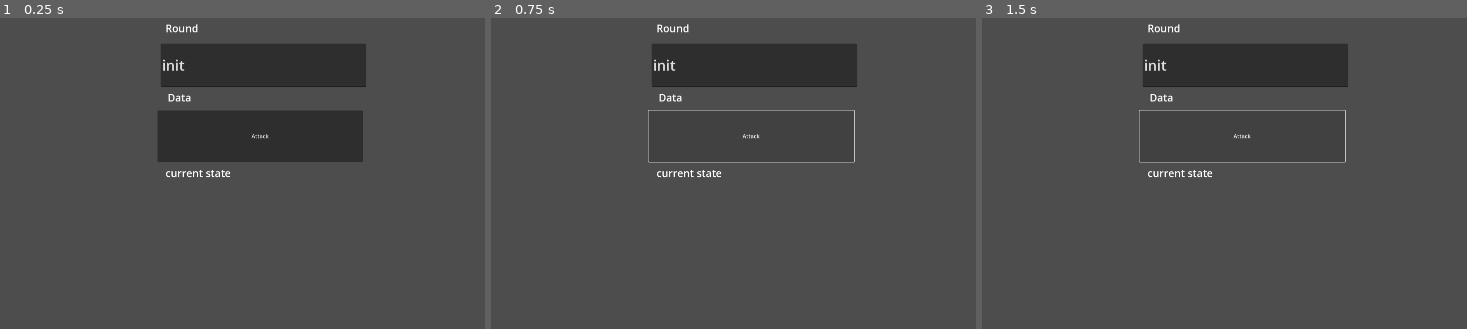
Above: before the commit, frames 1-3 (left to right).
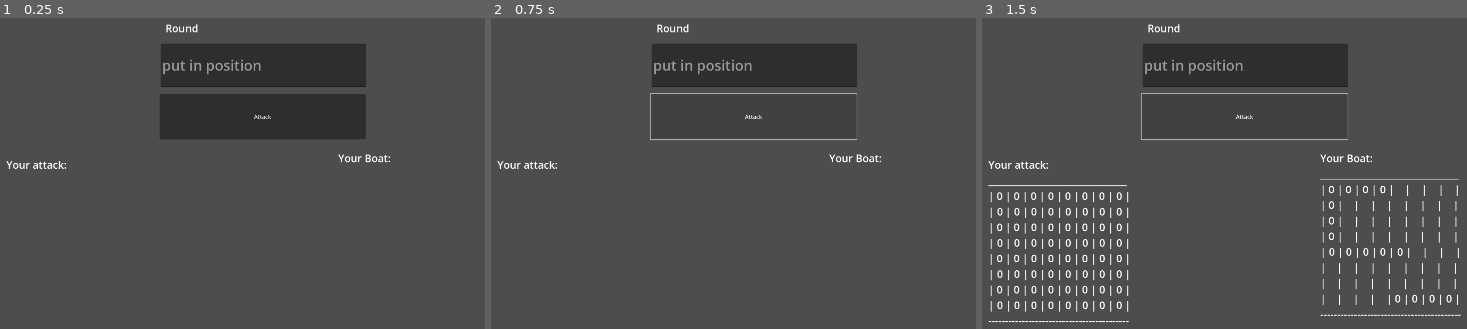
Above: after the commit, the same moments.

Repository: Qwenty228/netcentric
Game: Godot game, scene res://Socket/clientprototype.tscn
Same seed, same stepped clock (60 frames per second), same inputs: the game is played once before the commit and once after it. This scene is started directly instead of the project's main scene.
Inputs:
- Up to frame 1 (0.25 s): no input
- Up to frame 2 (0.75 s): click "Attack" at 0.5 s
- Up to frame 3 (1.5 s): click "Attack" at 1.25 s

The runs differ from the first frame. In frame 1, 6.0% of the frame differs, in the area x 1-81%, y 13-52%; in frame 2, 1.5%; in frame 3, 4.9%.

Commit message:
client prototype playable

Diff:
--- a/Socket/clientprototype.gd
+++ b/Socket/clientprototype.gd
@@ -1,17 +1,27 @@
 extends Node
 
+var turn
+var client_name = "Shiori Novella"
+var boat = ["0","1","2","3","8","16","24","32","33","34","35","36","63","62","61","60"]
 
 func _ready():
 	Network.update_game.connect(update_game_info)
 	Network.game_start.connect(start)
+	Network.process_attack.connect(show_state)
+
+	# assume player set boat at lightspeed: 1 seconds
+	await get_tree().create_timer(1).timeout
+	# player set boats
+	Network.send({"header": "init", "body": boat, "client": client_name})
+	print_ships(boat, [])
+	print_my_attack([])
 
 func start():
 	print("start")
-	await get_tree().create_timer(2).timeout
+	await get_tree().create_timer(1).timeout
 	print("process finished")
 
 	Network.send({"header": "game", "body": "round"})
-
 
 func update_game_info(client_id, game_round):
 	#print("round: ", game_round)
@@ -19,10 +29,62 @@
 	if (client_id == "A" and game_round % 2 == 1) or (client_id == "B" and game_round % 2 == 0):
 		$Label.text += "my turn"
 		$Button.disabled = false
+		turn = 1
 	else:
 		$Label.text += "waiting for opponent"
 		$Button.disabled = true
+		turn = 0
 
+func print_ships(ships: Array, attacked: Array) -> void:
+
+	var label = $Label3
+	var letter = {"0": " ", "-1": "M", "1": "X"}
+	var board = []
+
+	if not attacked.is_empty():
+		# Populate the board with the appropriate characters based on 'attacked'
+		print(attacked)
+		for i in attacked:
+			board.append(letter.get(str(i), "  "))  # Default to space if not found
+	else:
+		for i in range(64):
+			board.append("  ")
+	# Place the ships on the board
+	for ship in ships:
+		var index = int(ship)
+		if board[index] == "X":
+			continue
+		board[index] = "0"
+
+	# Create the board string and set it to the label
+	var board_string = "_______________________________\n"
+	for i in range(0, 64, 8):
+		board_string += "| " + " | ".join(board.slice(i, i + 8)) + " |\n"
+	board_string += "------------------------------------------"
+
+	label.text = "Your Boat:\n" + board_string  # Set the label's text
+
+func print_my_attack(attack: Array) -> void:
+	if attack.is_empty():
+		for i in range(64):
+			attack.append("0")  # Default to all "0" if no attacks
+
+
+	# Create the attack board string and set it to the label
+	var board_string = "_______________________________\n"
+	for i in range(0, 64, 8):
+		board_string += "| " + " | ".join(attack.slice(i, i + 8)) + " |\n"
+	board_string += "------------------------------------------"
+
+	$Label2.text = "Your attack:\n" + board_string  # Set the label's text
+
+func show_state(rendering_screen):
+	if turn:
+		print("my turn")
+		print_my_attack(rendering_screen)
+	else:
+		print("opponent turn")
+		print_ships(boat, rendering_screen)
 
 func _on_button_pressed() -> void:
 	var text = $LineEdit.text
--- a/Socket/clientprototype.tscn
+++ b/Socket/clientprototype.tscn
@@ -6,10 +6,10 @@
 script = ExtResource("1_y5b0t")
 
 [node name="Button" type="Button" parent="."]
-offset_left = 783.0
-offset_top = 273.0
-offset_right = 1376.0
-offset_bottom = 421.0
+offset_left = 789.0
+offset_top = 225.0
+offset_right = 1383.0
+offset_bottom = 356.0
 text = "Attack"
 
 [node name="LineEdit" type="LineEdit" parent="."]
@@ -18,7 +18,7 @@
 offset_right = 1385.0
 offset_bottom = 205.0
 theme_override_font_sizes/font_size = 41
-text = "init"
+placeholder_text = "put in position"
 
 [node name="Label" type="Label" parent="."]
 offset_left = 806.0
@@ -29,20 +29,20 @@
 text = "Round"
 
 [node name="Label2" type="Label" parent="."]
-offset_left = 812.0
-offset_top = 214.0
-offset_right = 1164.0
-offset_bottom = 258.0
+offset_left = 347.0
+offset_top = 408.0
+offset_right = 991.0
+offset_bottom = 900.0
 theme_override_font_sizes/font_size = 30
-text = "Data"
+text = "Your attack:"
 
 [node name="Label3" type="Label" parent="."]
-offset_left = 806.0
-offset_top = 432.0
-offset_right = 1158.0
-offset_bottom = 476.0
+offset_left = 1304.0
+offset_top = 389.0
+offset_right = 1943.0
+offset_bottom = 962.0
 theme_override_font_sizes/font_size = 30
-text = "current state"
+text = "Your Boat:"
 
 [connection signal="pressed" from="Button" to="." method="_on_button_pressed"]
 [connection signal="text_changed" from="LineEdit" to="." method="_on_line_edit_text_changed"]
--- a/network.gd
+++ b/network.gd
@@ -22,7 +22,6 @@
 signal process_attack(array)
 
 var client = StreamPeerTCP.new()
-var client_name = "alice"
 var client_id = null
 
 func _ready():
@@ -35,26 +34,28 @@
 		if reply["header"] == "connection":
 			if client_id == null:
 				client_id = reply["client"]
-				send({"header": "init", "body": ["0","1","2","3","8","16","24","32","33","34","35","36","63","62","61","60"], "client": client_name})
+				# simulate player boat setup
+
 			if reply["body"] == true:
 				print("both players connected")
+				# once both players join, game can start
 				game_start.emit()
 		elif reply["header"] == "game":
 			if typeof(reply["body"]) == 3: # is keyword does not work for some reason, data type is not int but float?
 				game_round = int(reply["body"])
 				update_game.emit(client_id, game_round)
 			else:
-				process_attack.emit(reply)
-				# after enemy attack update
+				process_attack.emit(reply["body"])
+				# after our attack or enemy attack update
 				Network.send({"header": "game", "body": "round"})
 
-		print(reply)
+
+		#print(reply)
 
 func fetch() -> Dictionary:
 	if client.get_available_bytes() > 0:
 		client.poll()
 		var result_string = client.get_utf8_string(client.get_available_bytes()).strip_edges()
-		#print("res", result_string)
 		var result = JSON.parse_string(result_string)
 		if result != null:
 			return result
@@ -62,5 +63,4 @@
 
 func send(data):
 	if client.get_status() == client.STATUS_CONNECTED:
-		#client.put_data(line_data.to_ascii_buffer())
 		client.put_utf8_string(JSON.stringify(data))
